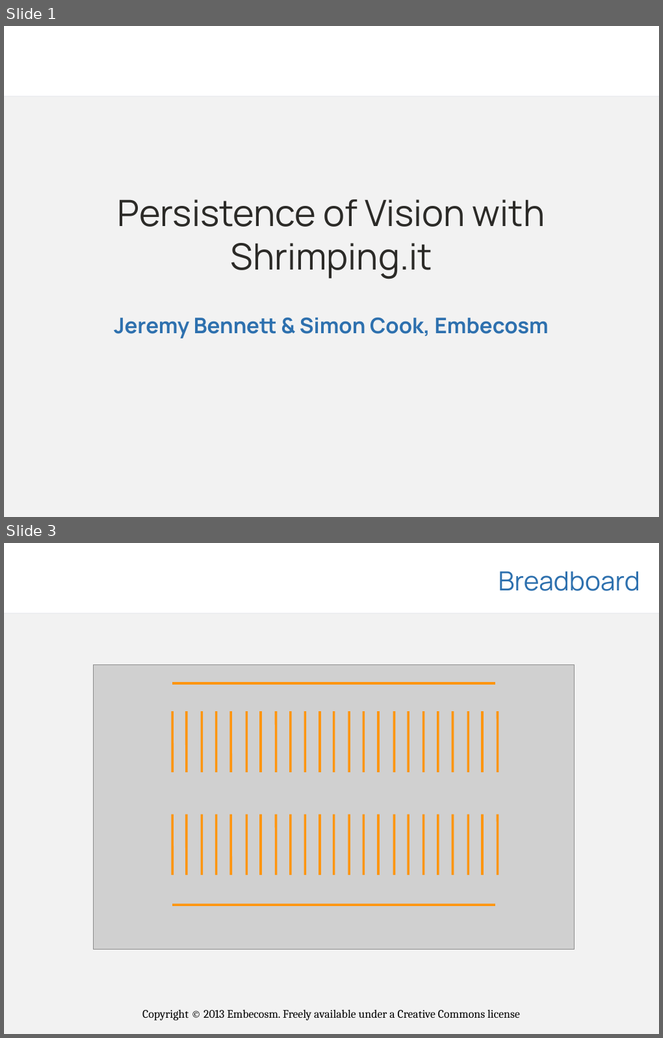
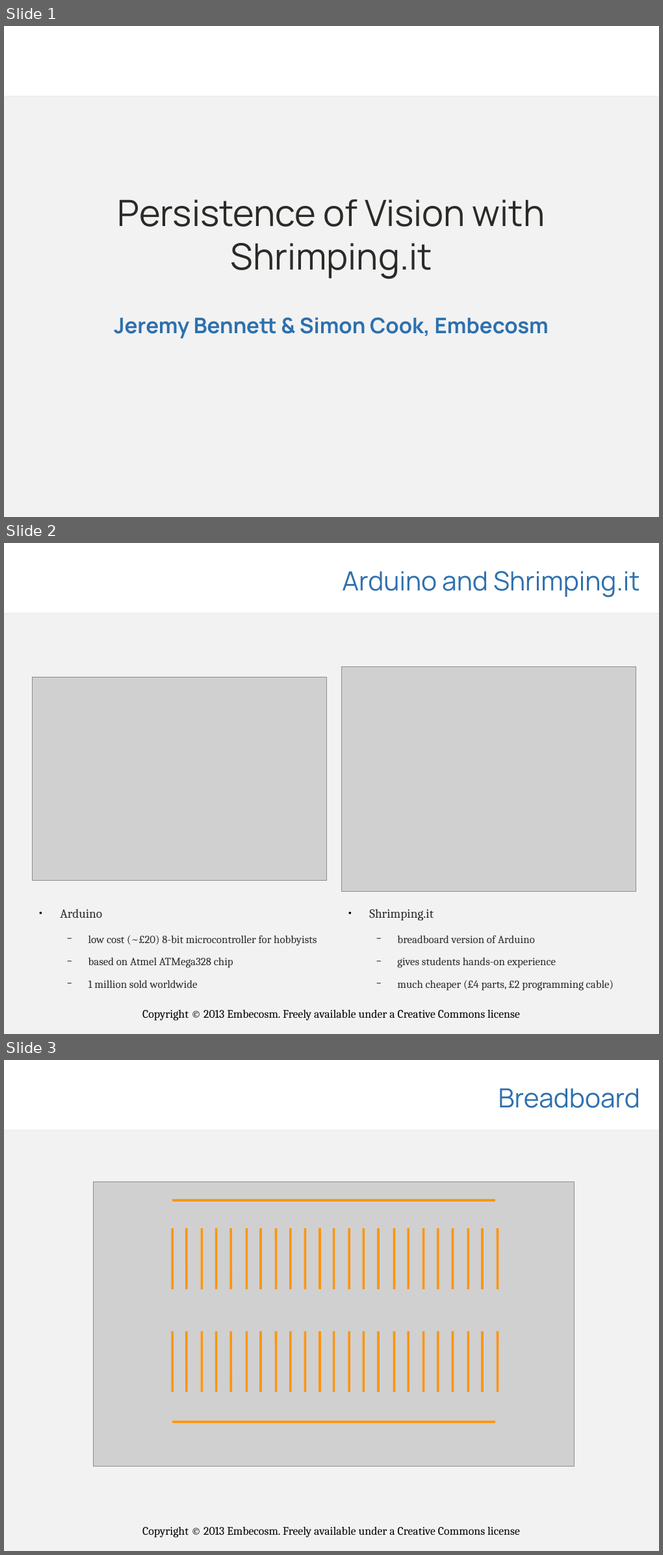
Before and after one commit to embecosm/shrimp-pov, a slide deck: presentations/shrimp-pov.odp. Shown one above the other, each under a label of ours: slides 1 and 3 before the commit, slides 1, 2 and 3 after it; the slides between them are not shown. The pictures are 663x1038 and 663x1555 pixels, drawn with LibreOffice and Linux fonts; fonts in the diff are those of the drawing; grey boxes stand for pictures; background and template pictures are left out. Boxes give left, top, right and bottom in pixels: in the first picture for what was removed or moved away, otherwise in the second. Text is boxed around its words. In the diff, an @@ line names an element or a change of style, - is before the commit and + after.

```diff
--- a/presentations/shrimp-pov.odp
+++ b/presentations/shrimp-pov.odp
@@ slide 2 added at [4,543,659,1034], background #FFFFFF; not listed: 4 template elements that a slide beside it also shows @@
@@ title added at [342,571,640,598], 32 pt, text #2D70AE @@
+Arduino and Shrimping.it
@@ picture added at [32,678,326,881] @@
@@ picture added at [342,667,636,892] @@
@@ text added at [60,909,317,988], 13.3 pt, text #2B2A27 @@
+● Arduino
+  − low cost (~£20) 8-bit microcontroller for hobbyists
+  − based on Atmel ATMega328 chip
+  − 1 million sold worldwide
@@ text added at [369,909,614,991], 13.3 pt, text #2B2A27 @@
+● Shrimping.it
+  − breadboard version of Arduino
+  − gives students hands-on experience
+  − much cheaper (£4 parts, £2 programming cable)
```
Also in this commit, not shown: 3 slides changed, 2 slides removed, 11 other files.
